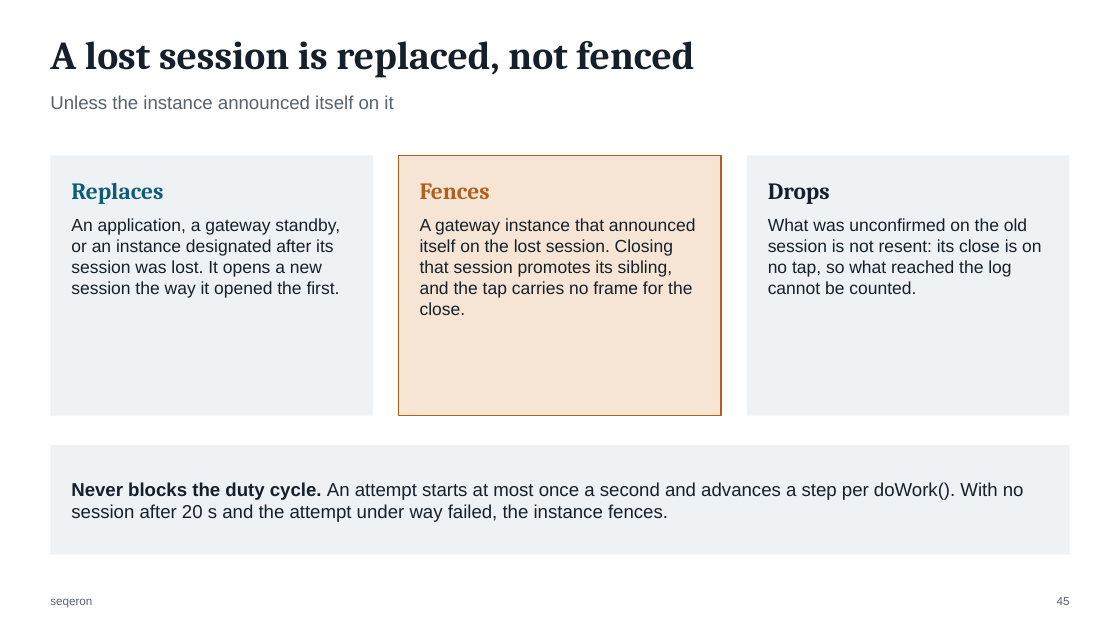
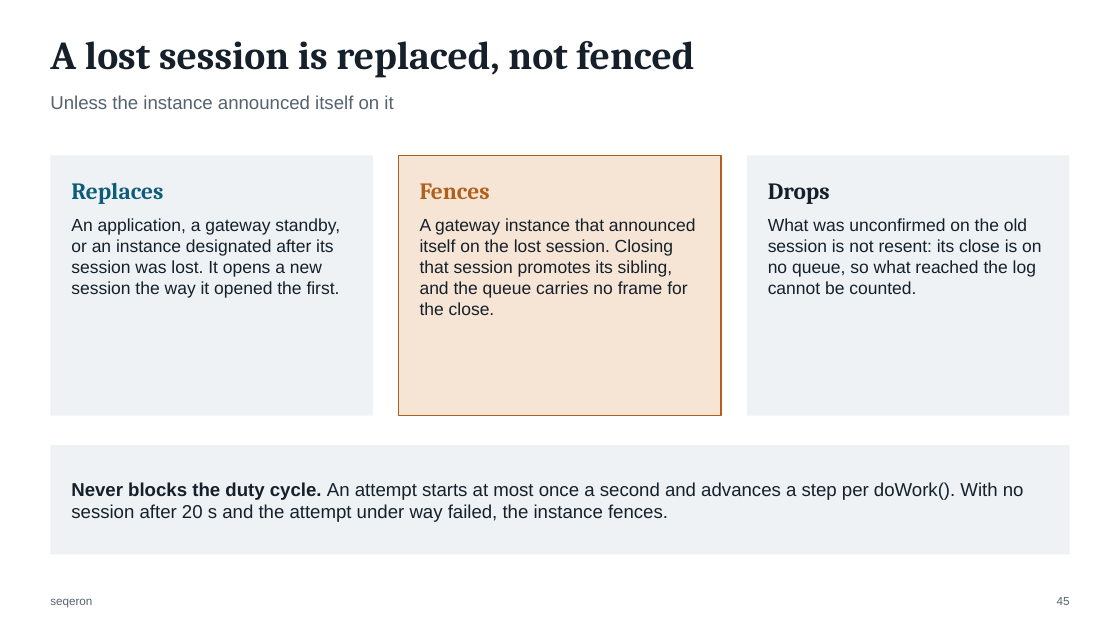
Before and after one commit to FredrikJDahlberg/seqeron, a slide deck: slide 45 of doc/presentation/seqeron-architecture.pptx. Drawn at 1120x630 pixels with LibreOffice and Linux fonts; fonts in the diff are those of the drawing. Boxes give left, top, right and bottom in pixels: in the first picture for what was removed or moved away, otherwise in the second. Text is boxed around its words. In the diff, an @@ line names an element or a change of style, - is before the commit and + after.

Commit message:
Rename the tap to the queue in the architecture deck
The deck follows the code: the queue, QueuePublisher, QueueRelay and
QUEUE_STALLED, with the glossary row moved to stay alphabetical. The log
drawn as a tape keeps its name. Where the deck used "queue" for replay
requests waiting on a slot, it now says they wait or are pending, as the
code does, and the three "Queue · aeron:ipc 205" labels are widened to stay
on one line.

```diff
--- a/doc/presentation/seqeron-architecture.pptx
+++ b/doc/presentation/seqeron-architecture.pptx
@@ text in rectangle at (420, 218, 696, 315): text changed @@
-A gateway instance that announced itself on the lost session. Closing that session promotes its sibling, and the tap carries no frame for the close.
+A gateway instance that announced itself on the lost session. Closing that session promotes its sibling, and the queue carries no frame for the close.
@@ text in rectangle at (768, 218, 1041, 294): text changed @@
-What was unconfirmed on the old session is not resent: its close is on no tap, so what reached the log cannot be counted.
+What was unconfirmed on the old session is not resent: its close is on no queue, so what reached the log cannot be counted.
```
Also in this commit, not shown: 31 other slides changed, 1 other file.
